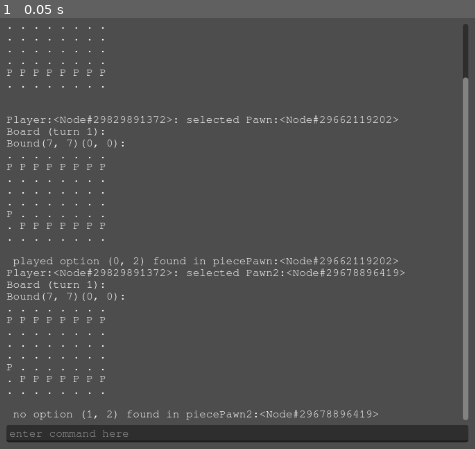
Above: before the commit, frame 1.
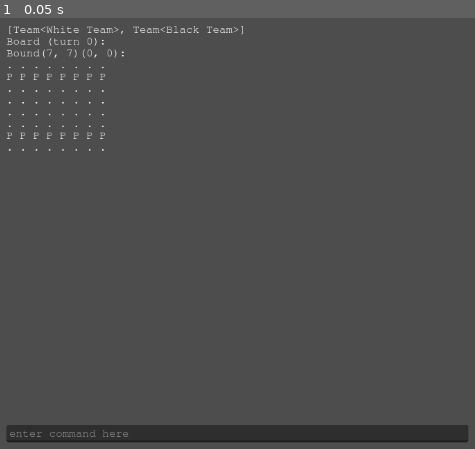
Above: after the commit, the same moment.

Repository: Roboticy3/Mess
Game: Godot game, scene res://default.tscn
The game is run twice, just before and just after one commit, with the same random seed, the same clock (stepped at 60 frames per second) and the same inputs.
Inputs:
- Up to frame 1 (0.05 s): no input

The runs differ from the first frame. In frame 1, 4.6% of the frame differs, in the area x 1-99%, y 1-94%.

Commit message:
Added CommandLine script with two commands to select and move, add pawn's double move

Diff:
--- a/Scripts/Board Elements/Piece.gd
+++ b/Scripts/Board Elements/Piece.gd
@@ -30,8 +30,14 @@
 func get_state(turn := states.size() - 1) -> Dictionary:
 	return states[turn]
 
+func add_state():
+	states.append(get_state().duplicate())
+
 func get_position() -> Variant:
 	return get_state()["position"]
 
 func get_team():
 	return get_state()["team"]
+
+func _to_string():
+	return "Piece:<" + str(type) + " at " + str(get_position()) + ", from " + str(get_team()) + ", " + str(get_state()) + ">"
--- a/Scripts/Board Types/Board.gd
+++ b/Scripts/Board Types/Board.gd
@@ -14,6 +14,8 @@
 #using provided functions should update both the new state and current_state in sync
 #technically, the turn starts when the new state is added, since the length of the states array increases
 #the only way players should cause a turn is by getting options from generate_options() and adding a new state to play them on
+
+var position_type = TYPE_NIL
 
 var shape:Array[Bound]
 var teams:Array[Team]
@@ -43,7 +45,7 @@
 	if v is Piece:
 		v = v as Piece
 
-		add_piece(v)
+		add_existing_piece(v)
 		return true
 	elif v is Bound:
 		v = v as Bound
@@ -61,7 +63,7 @@
 #editing pieces will effect the last state in states as well as the current_state
 #the assumption is that the last state is the changes on this turn being generated
 
-func add_piece(p:Piece) -> void:
+func add_existing_piece(p:Piece) -> void:
 	p.starting_turn = states.size() - p.states.size()
 	var p_ss:Dictionary = p.starting_state
 	if !p.states.is_empty(): p_ss = p.get_state()
@@ -82,17 +84,23 @@
 	if p: return p.get_state()["team"]
 	return null
 
-func move_piece(p:Piece, new_pos:Variant) -> void:
+func move_piece(p:Piece, new_pos:Variant) -> Piece:
 	var s := current_state
 	var p_s := p.get_state()
 	var pos:Variant = p_s["position"]
 
 	s.erase(pos)
-	s[new_pos] = p
-	get_state()[new_pos] = p.duplicate()
+	var p_new = p.duplicate()
+	p.get_team().add_child(p_new)
+	p_new.add_state()
+	s[new_pos] = p_new
+	get_state()[new_pos] = p_new
 
-	p_s["position"] = new_pos
 	p_s["changed"] = true
+	p_new.get_state()["position"] = new_pos
+	p_new.get_state()["moves"] += 1
+
+	return p_new
 
 func take_piece(p:Piece) -> void:
 	var s := current_state
@@ -119,10 +127,10 @@
 	if p_o.has(o):
 		add_state()
 		p_o[o].call(p, self, o)
-		Accessor.a_print(str(self) + " played option " + str(o) + " found in piece" + str(p))
+
 		generate_options()
 		return true
-	Accessor.a_print(str(self) + " no option " + str(o) + " found in piece" + str(p))
+
 	return false
 
 func move(p:Piece, option:Callable):
--- a/Scripts/Board Types/Board2i.gd
+++ b/Scripts/Board Types/Board2i.gd
@@ -1,9 +1,9 @@
 extends Board
 class_name Board2i
 
-const position_type = TYPE_VECTOR2I
+func _ready():
 
-func _ready():
+	position_type = TYPE_VECTOR2I
 
 	#fill the board
 	fill_nodes()
--- a/Scripts/Piece Types/Pawn2D.gd
+++ b/Scripts/Piece Types/Pawn2D.gd
@@ -20,10 +20,12 @@
 	var p_state = p.get_state()
 	var b_state = b.get_state()
 
+	#forward step
 	var up_one:Vector2i = to_global(p_state, Vector2i(0, 1))
 	if !b.get_piece(up_one):
 		options[up_one] = move
 
+	#diagonal takes
 	var diag_right:Vector2i = to_global(p_state, Vector2i(1, 1))
 	var diag_left:Vector2i = to_global(p_state, Vector2i(-1, 1))
 	var tr = b.get_team(diag_right)
@@ -34,12 +36,17 @@
 	if tl && tl != p.get_team():
 		options[diag_left] = move
 
+	#double forward step
+	var up_two = to_global(p_state, Vector2i(0, 2))
+
+	if p_state["moves"] == 0 && !b.get_piece(up_one) && !b.get_piece(up_two):
+		options[up_two] = move
 
 	return options
 
 var move := func (p:Piece, b:Board, o:Variant) -> void:
 	var p_state = p.get_state()
-	b.move_piece(p, o)
+	var p_new = b.move_piece(p, o)
 
 func to_global(s:Dictionary, position):
 	var by:Vector2i = s["direction"]
--- a/Scripts/Piece Types/PieceType.gd
+++ b/Scripts/Piece Types/PieceType.gd
@@ -1,7 +1,7 @@
 extends Resource
 class_name PieceType
 
-var name:String = "?"
+var name:StringName = "?"
 
 var state_form:Dictionary = {"team":Team.new(),"moves":0,"position":null,"changed":false}
 
@@ -10,3 +10,6 @@
 
 func to_global(_s:Dictionary, position):
 	return position
+
+func _to_string():
+	return "PieceType<" + name + ">"
--- /dev/null
+++ b/Scripts/Player/CommandLine.gd
@@ -0,0 +1,68 @@
+extends LineEdit
+class_name CommandLine
+
+#the commandline is a text medium for a user to interact with a board as a player
+
+#button to send a command
+@export var send_action := "ui_text_completion_accept"
+
+#path to the player that this commandline should use to interact with a board
+@export_node_path("Player") var player_path
+@onready var player:Player = get_node(player_path)
+
+#check for the button to send a command
+func _process(_delta):
+	if !text.is_empty() && Input.is_action_just_pressed(send_action):
+		send()
+
+#send a command by matching the first word in this commandline to something in the constant list of commands
+#then run that command with the rest of the words as arguments
+func send():
+	var s := text.split(" ")
+	var args := s.slice(1)
+
+	Accessor.a_print(text)
+
+	match s[0]:
+		commands[0]: select_piece(args)
+		commands[1]: play_piece(args)
+
+	text = ""
+
+const commands := [
+	"select",
+	"move"
+]
+
+#
+func select_piece(args:Array[String]):
+
+	if args.size() < 2:
+		Accessor.a_print("not enough arguments to select")
+		return
+
+	var b := player.board
+	match b.position_type:
+		TYPE_NIL:
+			Accessor.a_print("cannot select on board with position type TYPE_NIL")
+			return
+		TYPE_VECTOR2I: player.select_piece(args_to_vector2i(args))
+
+func play_piece(args:Array[String]):
+
+	if !player.selection:
+		Accessor.a_print("cannot move a piece with no selection")
+		return
+
+	if args.size() < 2:
+		Accessor.a_print("not enough arguments to move")
+		return
+
+	var b := player.board
+	match b.position_type:
+		TYPE_VECTOR2I: player.play(args_to_vector2i(args))
+
+func args_to_vector2i(args:Array) -> Vector2i:
+	var x = args[0].to_int()
+	var y = args[1].to_int()
+	return Vector2i(x, y)
--- a/Scripts/Player/Player.gd
+++ b/Scripts/Player/Player.gd
@@ -22,18 +22,22 @@
 			continue
 		teams[i] = v
 
-	select_piece(Vector2i(0, 1))
-	play(Vector2i(0,2))
-	select_piece(Vector2i(1, 1))
-	play(Vector2i(1,2))
-
 func select_piece(pos) -> Piece:
 	var p = board.get_piece(pos)
 	if p && teams.has(p.get_team()):
 		selection = p
-		Accessor.a_print(str(self) + ": selected " + str(p))
+		Accessor.a_print("selected " + str(p))
+		Accessor.a_print("options: " + str(p.options.keys()) + "\n")
 		return p
 	return null
 
 func play(o) -> bool:
-	return board.call_option(selection, o)
+	var success := board.call_option(selection, o)
+	if success: Accessor.a_print(str(self) + " played option " + str(o) + " found in piece " + str(selection))
+	else: Accessor.a_print(str(self) + " no option " + str(o) + " found in piece " + str(selection))
+
+	selection = null
+
+	Accessor.a_print(str(board))
+
+	return success
--- a/Scripts/Technical/Accessor.gd
+++ b/Scripts/Technical/Accessor.gd
@@ -42,9 +42,9 @@
 func piece_single_character_display(p:Piece, display_mode:int = 0) -> String:
 	match display_mode:
 		0:
-			return p.type.name[0]
+			return p.type.name.left(1)
 		1:
-			return p.starting_state["team"].name.substr(0, 1) + " "
+			return p.starting_state["team"].name.left(1) + " "
 	return "?"
 
 signal a_print_signal
--- a/Scripts/Technical/CopyProperties.gd
+++ b/Scripts/Technical/CopyProperties.gd
@@ -20,8 +20,6 @@
 
 	if copy_on_ready: copy()
 
-
-
 func _process(_delta):
 	copy()
 
--- a/default.tscn
+++ b/default.tscn
@@ -9,6 +9,7 @@
 [ext_resource type="Theme" uid="uid://b76e6ruwcxs2s" path="res://Resources/UI/UI_Theme.tres" id="7_bmt6j"]
 [ext_resource type="Script" path="res://Scripts/Technical/CopyProperties.gd" id="8_68y8w"]
 [ext_resource type="FontFile" uid="uid://ckqe7wyyay7fh" path="res://Resources/UI/FreeMono.ttf" id="8_kjhd7"]
+[ext_resource type="Script" path="res://Scripts/Player/CommandLine.gd" id="10_to7dn"]
 
 [sub_resource type="Resource" id="Resource_8a4kp"]
 script = ExtResource("4_y6u2j")
@@ -23,6 +24,7 @@
 
 [node name="Board" type="Node" parent="."]
 script = ExtResource("1_aifr8")
+node_paths = null
 
 [node name="Black Team" type="Node" parent="Board"]
 script = ExtResource("2_l4gke")
@@ -189,7 +191,7 @@
 autowrap_mode = 1
 script = ExtResource("8_68y8w")
 
-[node name="LineEdit" type="LineEdit" parent="UI"]
+[node name="CommandLine" type="LineEdit" parent="UI"]
 layout_mode = 1
 anchors_preset = 12
 anchor_top = 1.0
@@ -200,3 +202,5 @@
 grow_vertical = 0
 theme_override_fonts/font = ExtResource("8_kjhd7")
 placeholder_text = "enter command here"
+script = ExtResource("10_to7dn")
+player_path = NodePath("../../Player")
Not shown: 1 places in default.tscn that only renumber resources
